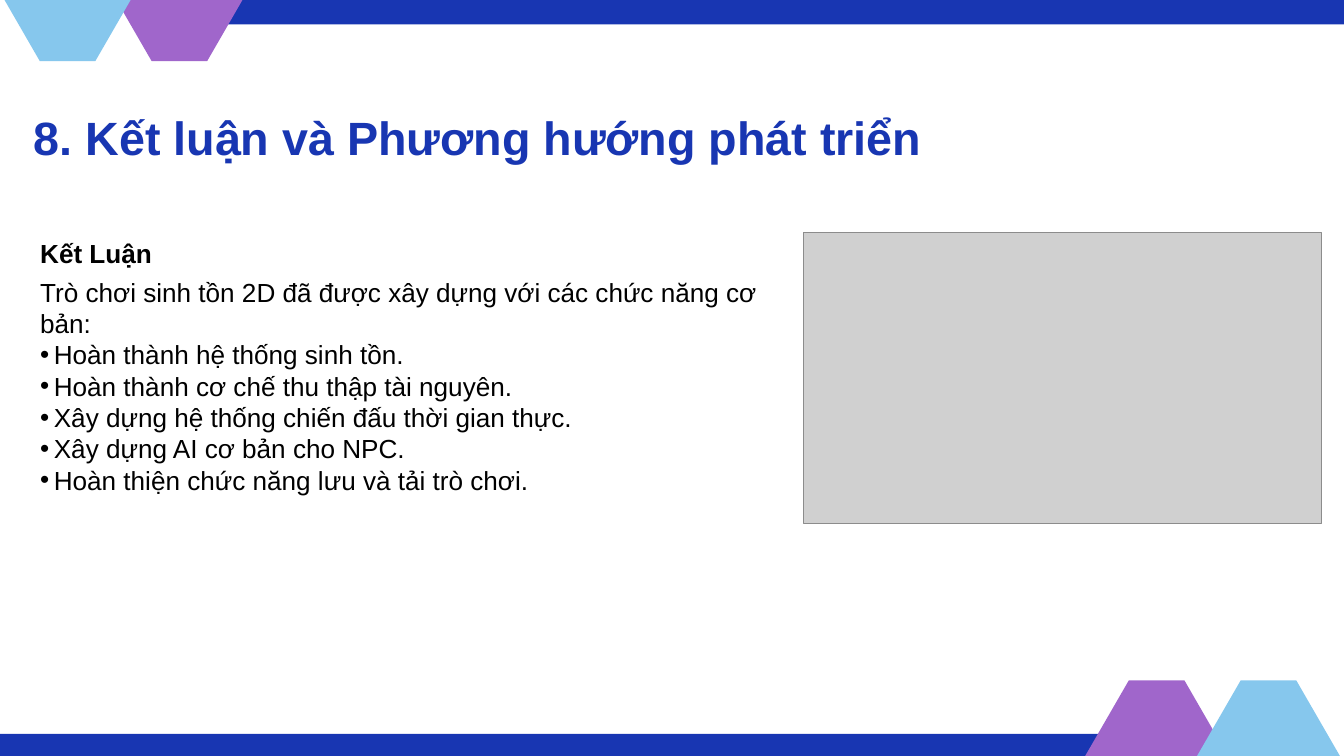
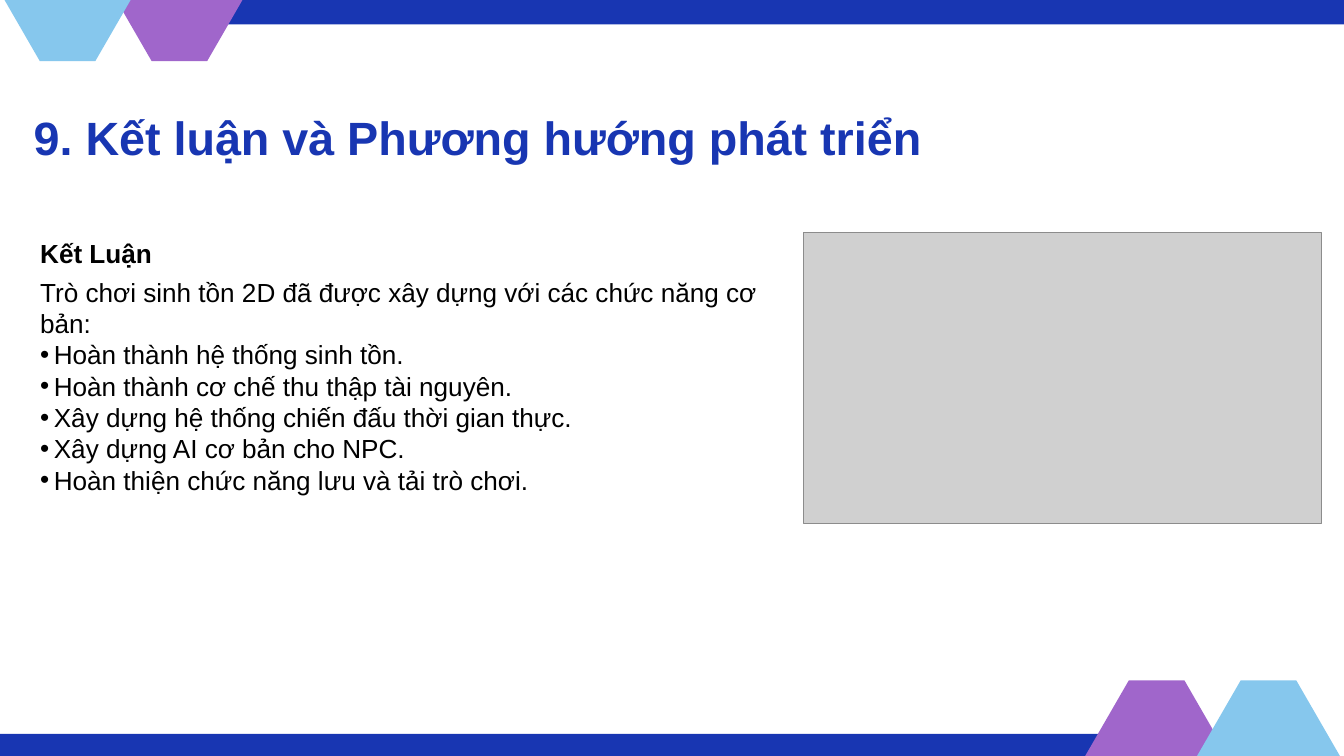
Before and after one commit to HaGiaLoc/tn-da22ttd-110122103-hagialoc-xaydungtrochoisinhton2d, a slide deck: slide 14 of thesis/abs/tn_slide.pptx. Drawn at 1344x756 pixels with LibreOffice and Linux fonts; fonts in the diff are those of the drawing; grey boxes stand for pictures. Boxes give left, top, right and bottom in pixels: in the first picture for what was removed or moved away, otherwise in the second. Text is boxed around its words. In the diff, an @@ line names an element or a change of style, - is before the commit and + after.

```diff
--- a/thesis/abs/tn_slide.pptx
+++ b/thesis/abs/tn_slide.pptx
@@ text at [34, 118, 921, 164]: text changed @@
-8. Kết luận và Phương hướng phát triển
+9. Kết luận và Phương hướng phát triển
```
Also in this commit, not shown: 5 other slides changed.
